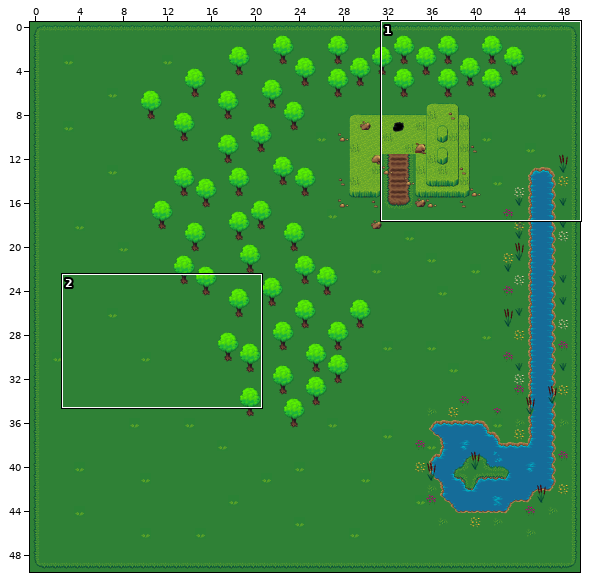
Two versions of a level (Tiled map (JSON), frontend/js/assets/maps/hyrule.json). Above, an overview of the earlier version with the close-up marked.
Close-up. Before the commit:
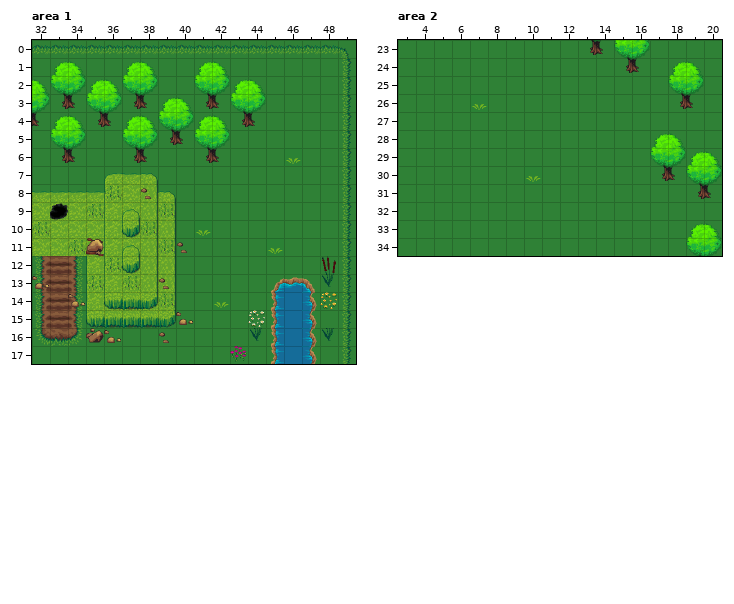
Cells are 32x32 px. Shown: area 1 x 32..49, y 0..17; area 2 x 3..20, y 23..34. The commit also changed other parts of the map, which this record leaves out.
After:
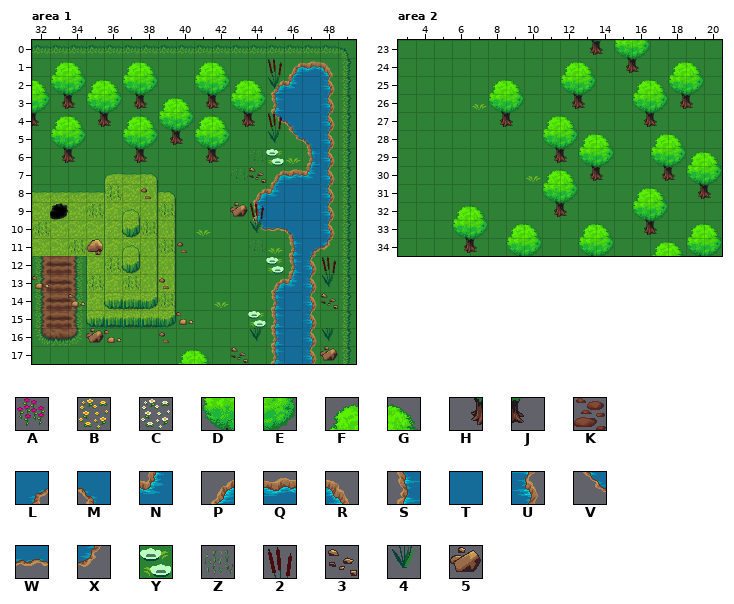
Key: from "32x32_map_tile v3.1 [MARGINLES": A 185, B 186, C 232, D 276, E 277, F 278, G 279, H 299, J 300; from "terrain": K 6, L 19, M 20, N 41, P 60, Q 61, R 62, S 81, T 82, U 83, V 102, W 103, X 104, Y 240, Z 246, 2 437, 3 438, 4 458, 5 461.
_ is an empty cell.
Tiles replaced or removed in this view: A, B, C, K, Q, R.
Edits made:
Changed rows in their new state; . is an unchanged cell.
Layer "Water", area 1:
first column x 44:
 1 ..PQR
 2 .PNTU
 3 .STTU
 4 .VMTU
 5 ..VMU
 6 ...SU
 7 .PQNU
 8 PNTTU
 9 STTTU
10 VWMTU
11 ..SLX
12 ..SU.
13 ..NU.
Layer "Trees", area 1:
first column x 40:
17 FG
Layer "UpperMountain", area 1:
first column x 35:
11 _
Layer "OuterGrass", area 1:
first column x 43:
 1 ..2...
 2 ..4...
 4 ..2...
 5 ..4...
 6 .ZY...
 7 Z3....
 9 52....
10 .4....
11 .Z....
12 ..Y...
14 .....3
15 .Y....
17 3....5
Layer "Trees", area 2:
first column x 6:
24 ......FG.....
25 ..FG..DE..FG.
26 ..DE..HJ..DE.
27 ..HJ.FG...HJ.
28 .....DEFG....
29 .....HJDE....
30 .....FGHJ....
31 .....DE...FG.
32 FG...HJ...DE.
33 DE.FG..FG.HJ.
34 HJ.DE..DE..FG
